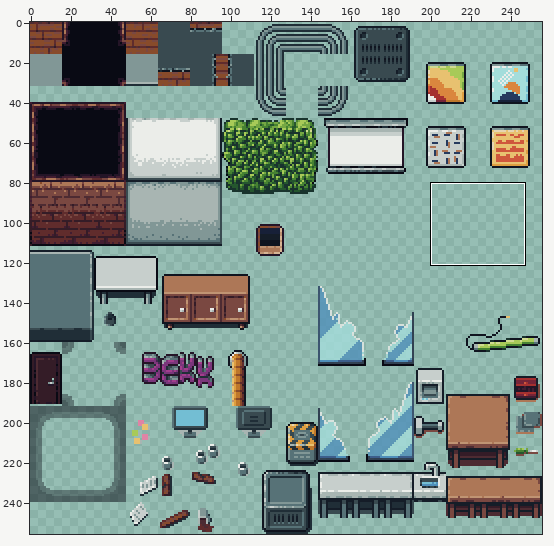
A sprite sheet gets an edit: tileset/tileset.png. Above: a wide view before the commit, with the close-up outlined.
Close-up. Old version:
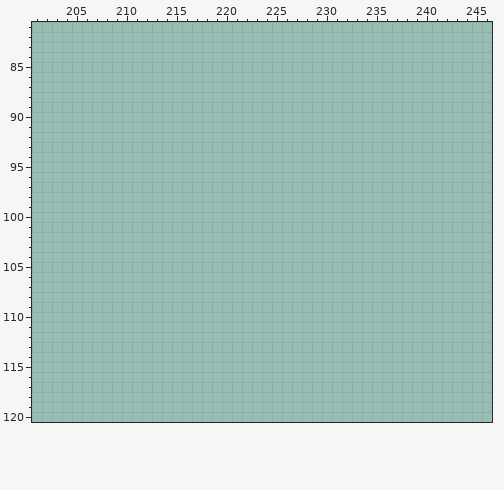
The file is 256x256 pixels. Shown: x 201..246, y 81..120. The commit also changed other parts of the picture, which this record leaves out.
Palette (. is transparent): 
Once edited:
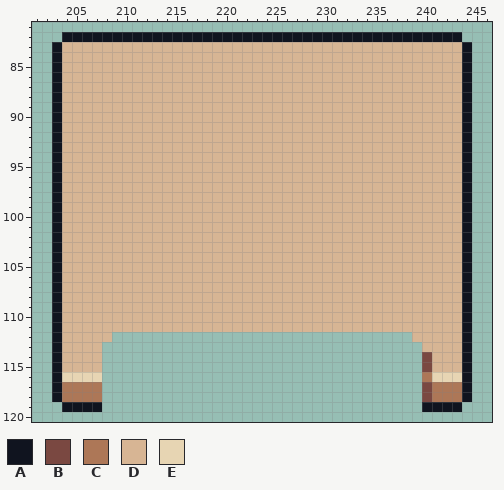
Colours new in this view: A #10141f  B #7a4841  C #ad7757  D #d7b594  E #e7d5b3
Diff:
Changed rows in their new state; - is an unchanged pixel.
first column x 203:
 82 -AAAAAAAAAAAAAAAAAAAAAAAAAAAAAAAAAAAAAAAA-
 83 ADDDDDDDDDDDDDDDDDDDDDDDDDDDDDDDDDDDDDDDDA
 84 ADDDDDDDDDDDDDDDDDDDDDDDDDDDDDDDDDDDDDDDDA
 85 ADDDDDDDDDDDDDDDDDDDDDDDDDDDDDDDDDDDDDDDDA
 86 ADDDDDDDDDDDDDDDDDDDDDDDDDDDDDDDDDDDDDDDDA
 87 ADDDDDDDDDDDDDDDDDDDDDDDDDDDDDDDDDDDDDDDDA
 88 ADDDDDDDDDDDDDDDDDDDDDDDDDDDDDDDDDDDDDDDDA
 89 ADDDDDDDDDDDDDDDDDDDDDDDDDDDDDDDDDDDDDDDDA
 90 ADDDDDDDDDDDDDDDDDDDDDDDDDDDDDDDDDDDDDDDDA
 91 ADDDDDDDDDDDDDDDDDDDDDDDDDDDDDDDDDDDDDDDDA
 92 ADDDDDDDDDDDDDDDDDDDDDDDDDDDDDDDDDDDDDDDDA
 93 ADDDDDDDDDDDDDDDDDDDDDDDDDDDDDDDDDDDDDDDDA
 94 ADDDDDDDDDDDDDDDDDDDDDDDDDDDDDDDDDDDDDDDDA
 95 ADDDDDDDDDDDDDDDDDDDDDDDDDDDDDDDDDDDDDDDDA
 96 ADDDDDDDDDDDDDDDDDDDDDDDDDDDDDDDDDDDDDDDDA
 97 ADDDDDDDDDDDDDDDDDDDDDDDDDDDDDDDDDDDDDDDDA
 98 ADDDDDDDDDDDDDDDDDDDDDDDDDDDDDDDDDDDDDDDDA
 99 ADDDDDDDDDDDDDDDDDDDDDDDDDDDDDDDDDDDDDDDDA
100 ADDDDDDDDDDDDDDDDDDDDDDDDDDDDDDDDDDDDDDDDA
101 ADDDDDDDDDDDDDDDDDDDDDDDDDDDDDDDDDDDDDDDDA
102 ADDDDDDDDDDDDDDDDDDDDDDDDDDDDDDDDDDDDDDDDA
103 ADDDDDDDDDDDDDDDDDDDDDDDDDDDDDDDDDDDDDDDDA
104 ADDDDDDDDDDDDDDDDDDDDDDDDDDDDDDDDDDDDDDDDA
105 ADDDDDDDDDDDDDDDDDDDDDDDDDDDDDDDDDDDDDDDDA
106 ADDDDDDDDDDDDDDDDDDDDDDDDDDDDDDDDDDDDDDDDA
107 ADDDDDDDDDDDDDDDDDDDDDDDDDDDDDDDDDDDDDDDDA
108 ADDDDDDDDDDDDDDDDDDDDDDDDDDDDDDDDDDDDDDDDA
109 ADDDDDDDDDDDDDDDDDDDDDDDDDDDDDDDDDDDDDDDDA
110 ADDDDDDDDDDDDDDDDDDDDDDDDDDDDDDDDDDDDDDDDA
111 ADDDDDDDDDDDDDDDDDDDDDDDDDDDDDDDDDDDDDDDDA
112 ADDDDD------------------------------DDDDDA
113 ADDDD--------------------------------DDDDA
114 ADDDD--------------------------------BDDDA
115 ADDDD--------------------------------BDDDA
116 AEEEE--------------------------------CEEEA
117 ACCCC--------------------------------BCCCA
118 ACCCC--------------------------------BCCCA
119 -AAAA--------------------------------AAAA-
